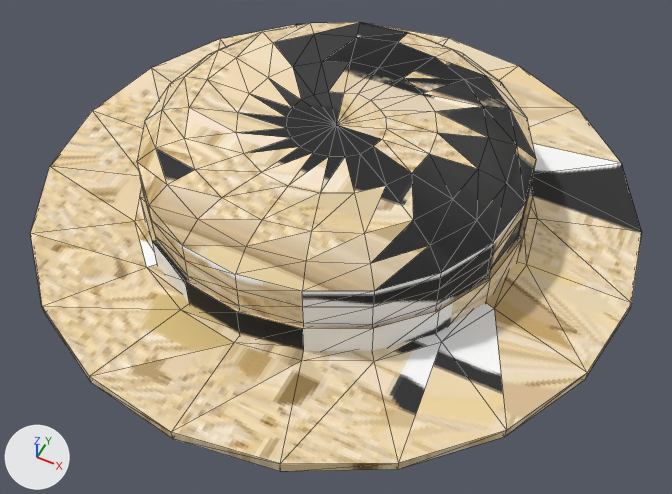
What one commit did to the glTF model public/models/lowpix/world/wear_boater.glb.
Both versions are drawn from a camera (50 mm lens) standing at (0.258, -0.516, 0.593) and looking at (0.022, -0.045, 0.005). Arrows for +X, +Y and +Z are at lower left; the lights stay in place. The first picture is the older version. Mesh edges are drawn as thin lines. Where no turn or scale is listed for an object, it has been applied to the vertices. Vertices at exactly the same position are counted once.
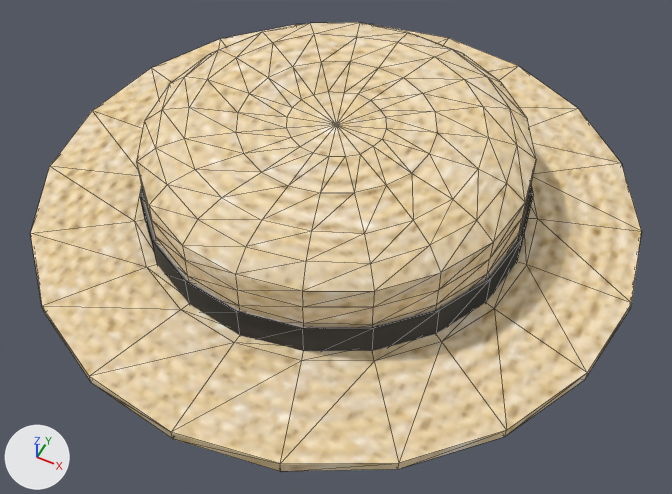
The change in detail:
me_mesh has 381 vertices, 700 faces and spans x -0.262..0.262, y -0.262..0.262, z -0.05..0.05.
me_mesh is used by ob_mesh; location (0.0, 0.0, 0.05).
me_mesh part 1: 700 kept faces spanning x -0.262..0.262, y -0.262..0.262, z -0.05..0.05 get new texture (UV) coordinates.

Changed parts and their boxes (x1, y1, x2, y2) in the pictures (672 x 494 px):
part 1 of me_mesh, surface changed: (30, 22, 642, 472) in both
